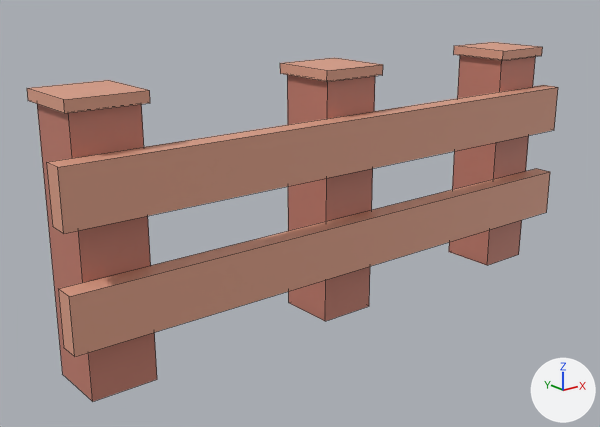
Two versions of the FBX model StudAssets/Export/Forest/Fence.fbx, one commit apart.
Camera for both pictures: a 50 mm camera at (-5.26, -6.09, 3.51) aimed at (-0.53, -0.19, 1.15). Lighting does not change. The marker at lower right points along +X, +Y and +Z. The picture after the commit comes second. Mesh edges are drawn as thin lines. Where no turn or scale is listed for an object, it has been applied to the vertices. Vertices at exactly the same position are counted once.

In view in the first picture: 'Wood.003', 'WoodLight.003'.
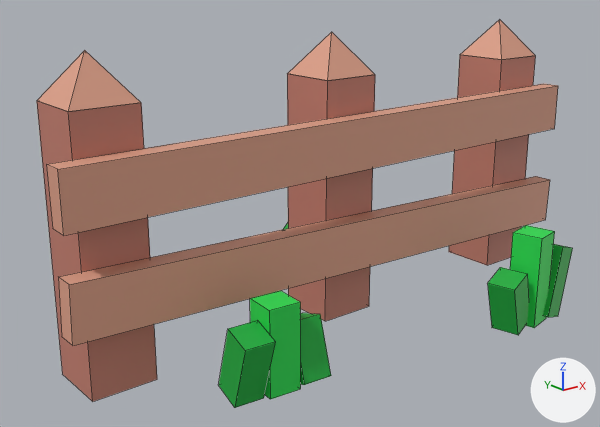
Pixel boxes (x1, y1, x2, y2) of what changed, in the pictures (600 x 427 px; the box of a moved part takes in the faces that stretch with it):
'WoodLight.003', reshaped: before (27, 42, 558, 357); after (37, 20, 558, 346)
'GrassDark.010', added: after (219, 223, 573, 408)
'Grass.010', added: after (250, 225, 555, 399)
part 1 of me_fence_woodlight, moved or reshaped: before (58, 168, 550, 357); after (58, 176, 550, 346)
part 2 of me_fence_woodlight, moved or reshaped: before (47, 85, 558, 234); after (47, 84, 558, 235)
part 3 of me_fence_woodlight, moved or reshaped: before (27, 42, 543, 113); after (37, 20, 535, 112)

Diff of the bpy script that builds the scene:
```diff
--- a/StudAssets/Export/Forest/Fence.fbx.py
+++ b/StudAssets/Export/Forest/Fence.fbx.py
@@ mat_grass @@
+mat_grass = principled_material('Grass')
+mat_grass.base_color = (0.0176, 0.73, 0.0802)  # green #24de50
+mat_grass.roughness = 0.6
@@ mat_grassdark @@
+mat_grassdark = principled_material('GrassDark')
+mat_grassdark.base_color = (0.00802, 0.434, 0.0482)  # green #16b03e
+mat_grassdark.roughness = 0.6
@@ me_fence_woodlight @@
 # used by ob_woodlight_003; location = (0.0, 0.0, 0.0)
-me_fence_woodlight.from_pydata(...)  # 40 vertices, 30 faces; spans x -3.0..3.0, y -0.5..0.35, z 0.55..2.5
+me_fence_woodlight.from_pydata(...)  # 31 vertices, 27 faces; spans x -3.01..3.01, y -0.5..0.3, z 0.45..2.8
+# me_fence_woodlight part 1: the loose piece of 8 vertices spanning x -3.0..3.0, y -0.5..-0.3, z 0.55..1.05 is turned 1.8 degrees about the y axis through its middle
+# me_fence_woodlight part 2: the loose piece of 8 vertices spanning x -3.0..3.0, y -0.5..-0.3, z 1.55..2.05 is turned -0.3 degrees about the y axis through its middle
+# me_fence_woodlight part 3
+# 24 vertices are removed from x -2.85..2.85, y -0.35..0.35, z 2.4..2.5
+# 18 faces are deleted
+# 9 vertices are added at x -2.8..2.5, y -0.3..0.3, z 2.4..2.8
+# 6 new vertices lie (0.6, 0.0, 0.0) away from vertices in x -2.8..2.2, y -0.3..0.3, z 2.4
+# 15 new faces join them
 me_fence_woodlight.materials.append(mat_woodlight)
@@ me_fence_grass @@
+me_fence_grass.from_pydata(...)  # 24 vertices, 18 faces; spans x -1.64..1.49, y -1.7..0.62, z 0.0..1.12
+me_fence_grass.materials.append(mat_grass)  # green #24de50
@@ me_fence_grassdark @@
+me_fence_grassdark.from_pydata(...)  # 48 vertices, 36 faces; spans x -1.94..1.88, y -1.71..0.66, z -0.03..0.85
+me_fence_grassdark.materials.append(mat_grassdark)  # green #16b03e
@@ ob_grass_010 @@
+ob_grass_010 = bpy.data.objects.new('Grass.010', me_fence_grass)
+ob_grass_010.location = (0.0, 0.0, 0.0)
@@ ob_grassdark_010 @@
+ob_grassdark_010 = bpy.data.objects.new('GrassDark.010', me_fence_grassdark)
+ob_grassdark_010.location = (0.0, 0.0, 0.0)
```
